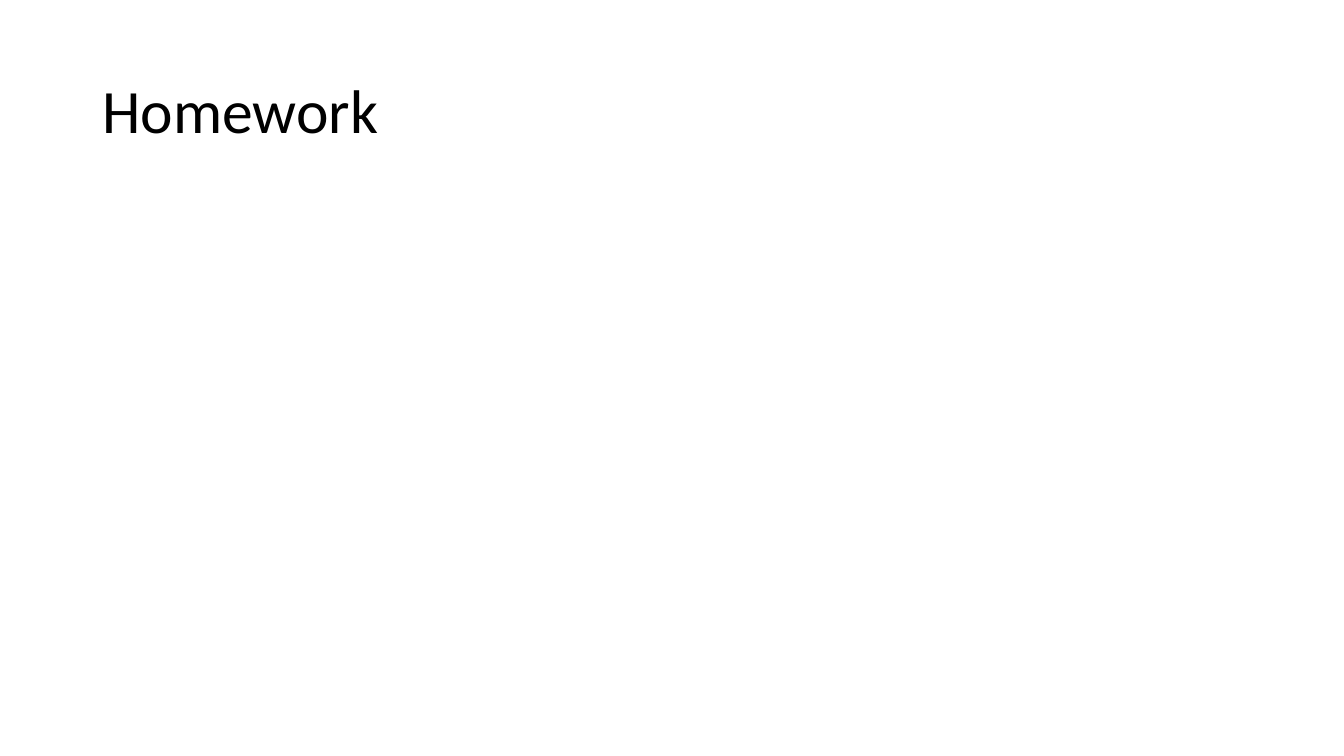
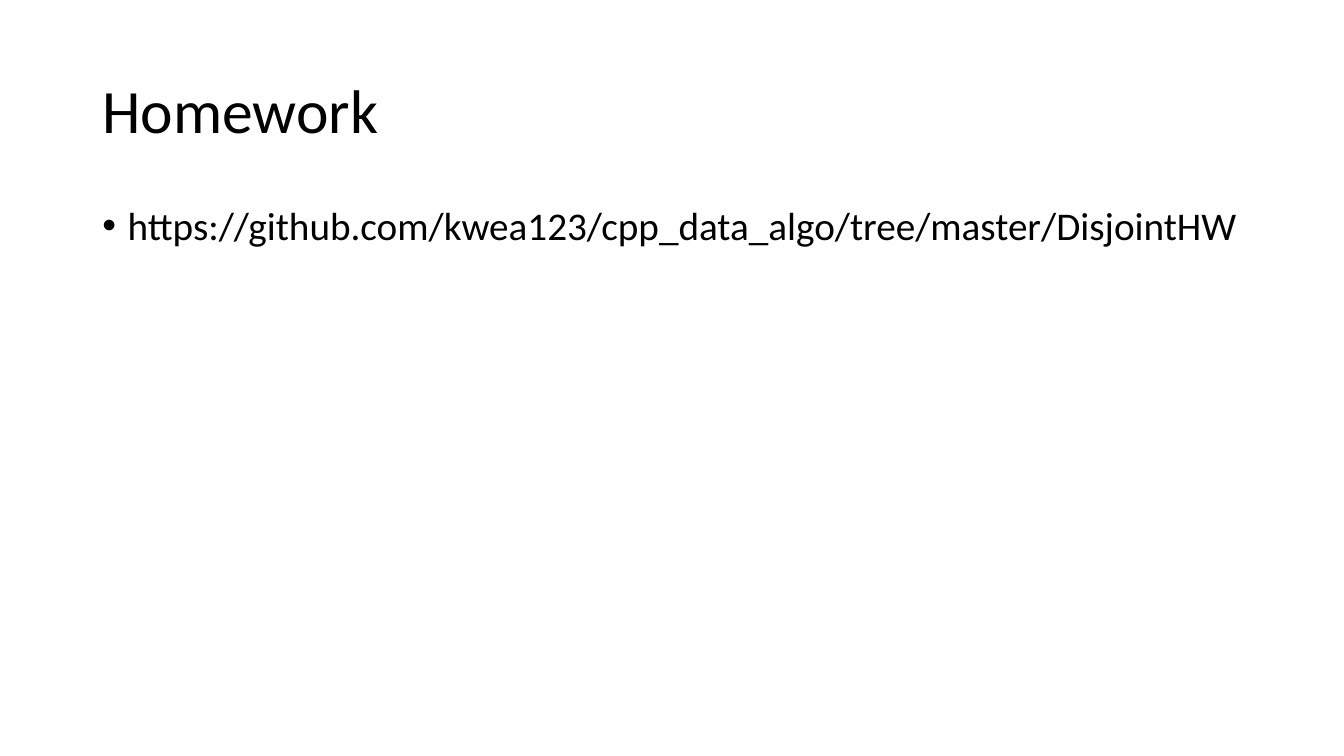
Before and after one commit to kwea123/cpp_data_algo, a slide deck: slide 21 of 8_Disjoint.pptx. Drawn at 1344x756 pixels with LibreOffice and Linux fonts; fonts in the diff are those of the drawing. Boxes give left, top, right and bottom in pixels: in the first picture for what was removed or moved away, otherwise in the second. Text is boxed around its words. In the diff, an @@ line names an element or a change of style, - is before the commit and + after.

```diff
--- a/8_Disjoint.pptx
+++ b/8_Disjoint.pptx
@@ text added at box(128, 212, 1237, 247), 28 pt, text #000000 @@
+• https://github.com/kwea123/cpp_data_algo/tree/master/DisjointHW
```
Also in this commit, not shown: 1 other slide changed, 13 other files.
